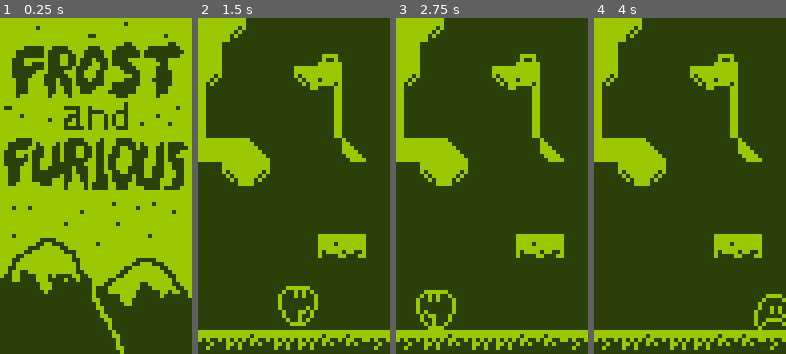
Above: before the commit, frames 1-4 (left to right).
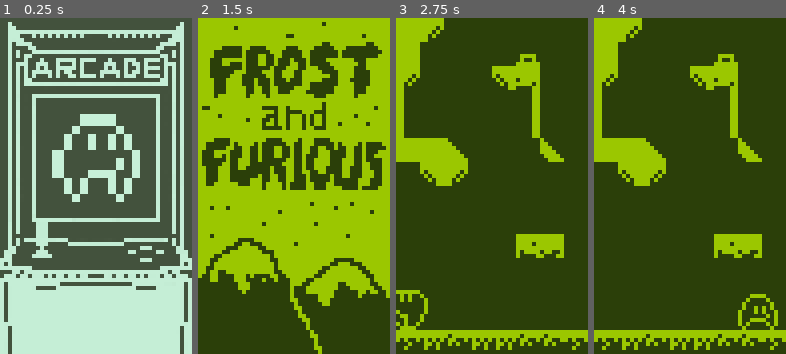
Above: after the commit, the same moments.

Repository: rosxz/nokia-jam-2024
Game: Godot game, scene res://arcade.tscn
The game is run twice, just before and just after one commit, with the same random seed, the same clock (stepped at 60 frames per second) and the same inputs. Before the commit the project starts from res://go-up/menu.tscn.
Inputs:
- Up to frame 1 (0.25 s): no input
- Up to frame 2 (1.5 s): tap Enter at 0.5 s; hold 5 (act) 0.53-1.28 s; hold Keypad 6 (mv_right) from 0.53 s (still down); tap Keypad 8 (mv_up) at 0.77 s; tap Space (mv_special) at 1.35 s
- Up to frame 3 (2.75 s): tap Keypad 8 (mv_up) at 1.52 s; release Keypad 6 (mv_right) at 2.03 s; hold Keypad 4 (mv_left) from 2.03 s (still down); hold 5 (act) from 2.03 s (still down)
- Up to frame 4 (4 s): release Keypad 4 (mv_left) at 2.78 s; release 5 (act) at 2.78 s; hold Keypad 6 (mv_right) from 2.78 s (still down); tap Space (mv_special) at 2.85 s; tap Keypad 8 (mv_up) at 3.02, 3.77 s; hold 5 (act) from 3.53 s (still down)

The runs differ from the first frame. In frame 1, 100% of the frame differs, in the area x 0-100%, y 0-100%; in frame 2, 61%; in frame 3, 1.4%; in frame 4, 1.2%.

Commit message:
fix small sound

Diff:
--- a/go-up/level.gd
+++ b/go-up/level.gd
@@ -45,8 +45,7 @@
 		"bounce":
 			audio_stream = preload("res://go-up/blip8.wav")
 		"recover":
-			if not audio_player.playing:
-				audio_stream = preload("res://go-up/blip8.wav")
+			audio_stream = preload("res://go-up/blip8.wav")
 	audio_player.stream = audio_stream
 	audio_player.play()
 
--- a/project.godot
+++ b/project.godot
@@ -11,7 +11,7 @@
 [application]
 
 config/name="nokia"
-run/main_scene="res://go-up/menu.tscn"
+run/main_scene="res://arcade.tscn"
 config/features=PackedStringArray("4.1", "GL Compatibility")
 config/icon="res://go-up/icon.svg"
 
Not shown, changed: export_presets.cfg
